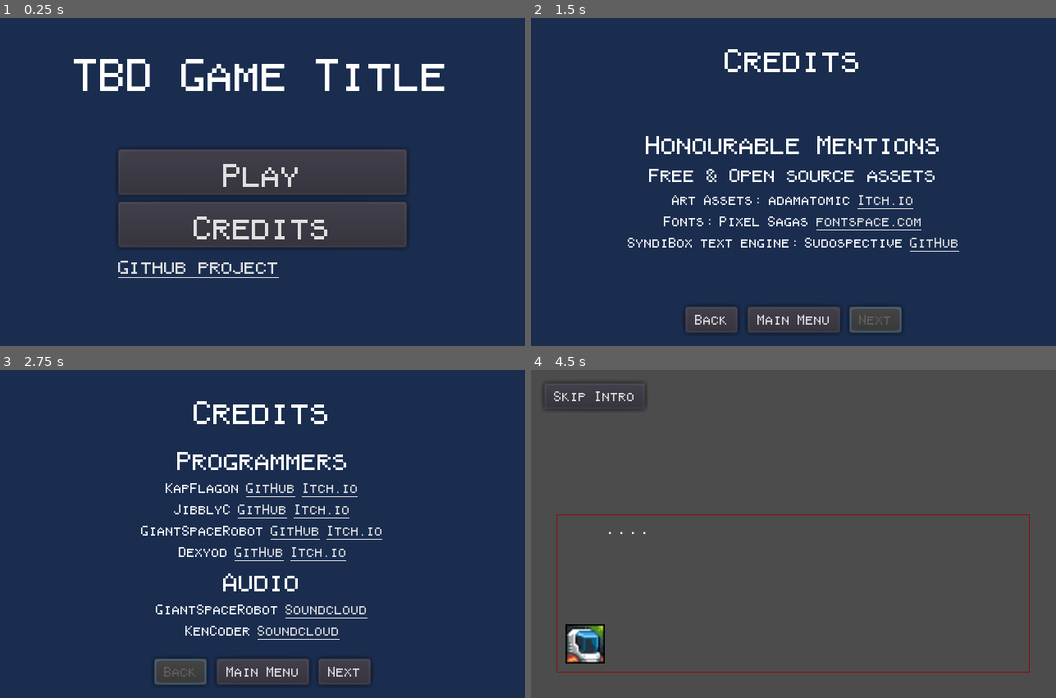
Above: before the commit, frames 1-4 (two rows, left to right).
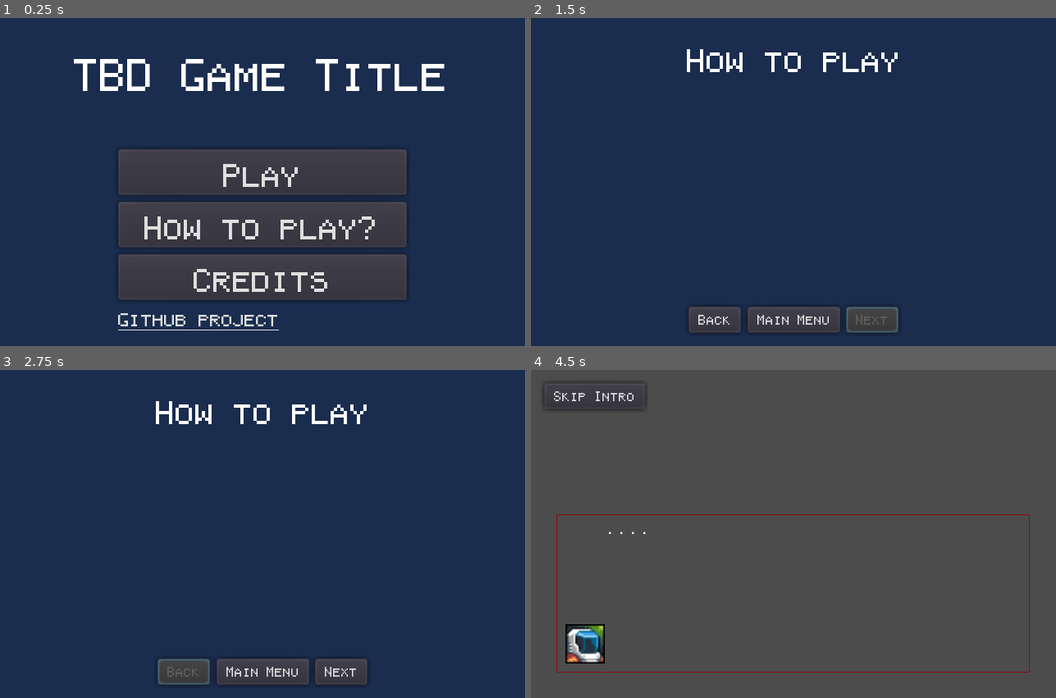
Above: after the commit, the same moments.

Repository: KapFlagon/Imoonity
Game: Godot game, scene res://src/scenes/screens/StartScreen.tscn
Two runs of this game, one before a commit and one after it. Both use one fixed random seed, a clock stepped at 60 frames per second and the inputs below.
Inputs (mouse positions are in pixels of both pictures, inside the frame that each line leads up to):
- Up to frame 1 (0.25 s): no input
- Up to frame 2 (1.5 s): click (793, 224) at 0.5 s, where only the run after the commit has a clickable "How to play?"; click "Next" at 1.25 s
- Up to frame 3 (2.75 s): click "Back" at 2 s
- Up to frame 4 (4.5 s): click "Next" at 2.75 s; click "Main Menu" at 3.5 s; click "Play" at 4.25 s

The runs differ from the first frame. In frame 1, 9.5% of the frame differs, in the area x 22-78%, y 60-96%; in frame 2, 5.1%; in frame 3, 5.1%; in frame 4, nothing differs.

Commit message:
Re-adding the 'how to play' button to the start screen.

Diff:
--- a/src/scenes/screens/StartScreen.tscn
+++ b/src/scenes/screens/StartScreen.tscn
@@ -60,7 +60,6 @@
 text = "Play"
 
 [node name="HowToPlayButton" type="Button" parent="SubHBoxContainer"]
-visible = false
 margin_top = 32.0
 margin_right = 176.0
 margin_bottom = 60.0
@@ -74,17 +73,18 @@
 text = "Options"
 
 [node name="Credits" type="Button" parent="SubHBoxContainer"]
-margin_top = 32.0
+margin_top = 64.0
 margin_right = 176.0
-margin_bottom = 60.0
+margin_bottom = 92.0
 text = "Credits"
 
 [node name="GithubLinkButton" type="LinkButton" parent="SubHBoxContainer"]
-margin_top = 64.0
+margin_top = 96.0
 margin_right = 176.0
-margin_bottom = 78.0
+margin_bottom = 110.0
 theme = ExtResource( 4 )
 text = "Github project"
 [connection signal="button_up" from="SubHBoxContainer/PlayButton" to="." method="_on_PlayButton_button_up"]
+[connection signal="button_up" from="SubHBoxContainer/HowToPlayButton" to="." method="_on_HowToPlayButton_button_up"]
 [connection signal="button_up" from="SubHBoxContainer/Credits" to="." method="_on_Credits_button_up"]
 [connection signal="button_up" from="SubHBoxContainer/GithubLinkButton" to="." method="_on_GithubLinkButton_button_up"]
--- a/src/scenes/screens/scripts/StartScreen.gd
+++ b/src/scenes/screens/scripts/StartScreen.gd
@@ -17,3 +17,7 @@
 
 func _on_Credits_button_up() -> void:
 	ScreenManager.next_screen(Enums.SCREENS.CREDITS)
+
+
+func _on_HowToPlayButton_button_up() -> void:
+	ScreenManager.next_screen(Enums.SCREENS.HOWTOPLAY)
